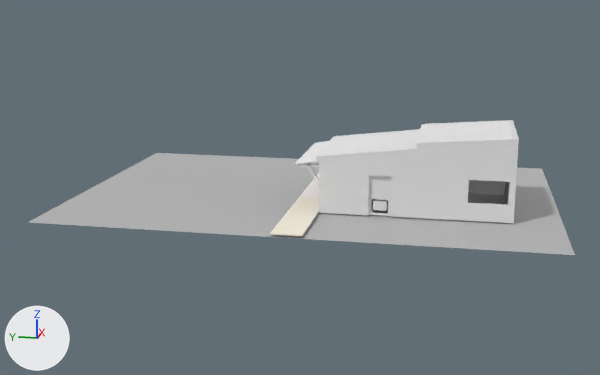
The FBX model Native Games/Assets/Art/Models/Modelos Finais/Paredes.fbx: old version first, new version second.
The view is the same before and after, from a camera (50 mm lens) standing at (-350.0, 2.0, 99.0) and looking at (25.0, 77.0, 6.0). Every picture has the same lights, and +X, +Y and +Z are marked at lower left. The older version comes first. Where no turn or scale is listed for an object, it has been applied to the vertices.

Objects in the first picture: 'Chao_1.001', 'Chao_2.001', 'Chao_3.001', 'Door', 'Paredes.001', 'Telhado 2', 'Telhado 3' and 3 more.
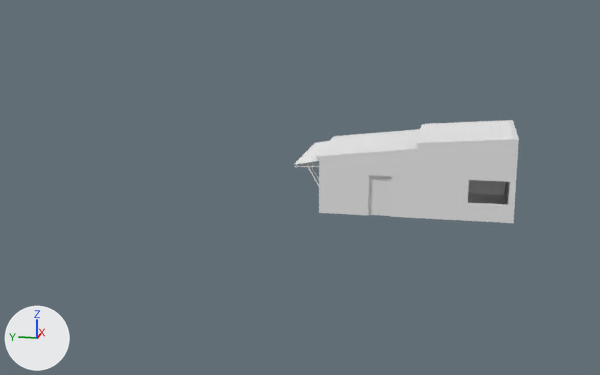
Edits to the bpy script that builds the scene:
```text
Change me_door:
    where me_door.from_pydata(...)  # 96 vertices, 94 faces; spans x -0.3..0.1, y -8.2..0.0, z -8.9..8.2
    used by ob_door; location = (-6.5, 40.0, 11.9)
    verts and faces of me_door; kept vertices keep their numbers, new ones are numbered from 96
    before: 10 (0.0, -1.1, 7.1) at pixel (373, 178), 11 (0.0, -1.2, -6.7) at pixel (372, 209), 14 (0.0, -1.2, -2.5) at pixel (373, 200), 15 (0.0, -7.0, -6.7) at pixel (386, 210), 16 (0.0, -7.0, 7.1) at pixel (387, 179)
    before: 18 (0.0, -7.0, -1.5) at pixel (386, 198), 20 (0.0, -1.2, -1.5) at pixel (373, 198), 23 (0.0, -7.0, -2.5) at pixel (386, 201), 59 (-0.3, -1.2, -6.7) at pixel (372, 210), 62 (-0.3, -1.2, -2.5) at pixel (373, 200)
    before: 63 (-0.3, -7.0, -6.7) at pixel (386, 210), 71 (-0.3, -7.0, -2.5) at pixel (386, 201)
    me_door part 1
    add delete_faces([(10, 20, 18, 16), (11, 15, 23, 14), (59, 62, 71, 63)])
    add faces += [(10, 16, 18, 20), (11, 14, 23, 15), (59, 63, 71, 62)]
Remove ob_chao_2_001:
    ob_chao_2_001 = bpy.data.objects.new('Chao_2.001', me_chao_2_002)
    ob_chao_2_001.location = (52.5, 68.6, 3.7)
Remove ob_chao_1_001:
    ob_chao_1_001 = bpy.data.objects.new('Chao_1.001', me_chao_1_001)
    ob_chao_1_001.location = (30.2, 69.5, 2.5)
Remove ob_chao_3_001:
    ob_chao_3_001 = bpy.data.objects.new('Chao_3.001', me_chao_3_002)
    ob_chao_3_001.location = (-10.1, 68.6, 3.7)
```

Changed parts and their boxes (x1, y1, x2, y2) in the pictures (600 x 375 px; the box of a moved part takes in the faces that stretch with it):
'Chao_1.001', deleted: before (27, 153, 575, 255)
'Chao_3.001', deleted (pale yellow): before (270, 197, 319, 236)
'Chao_2.001', deleted (mostly hidden): before (300, 173, 319, 198)
part 1 of me_door, moved or reshaped: (373, 201, 386, 211) in both
